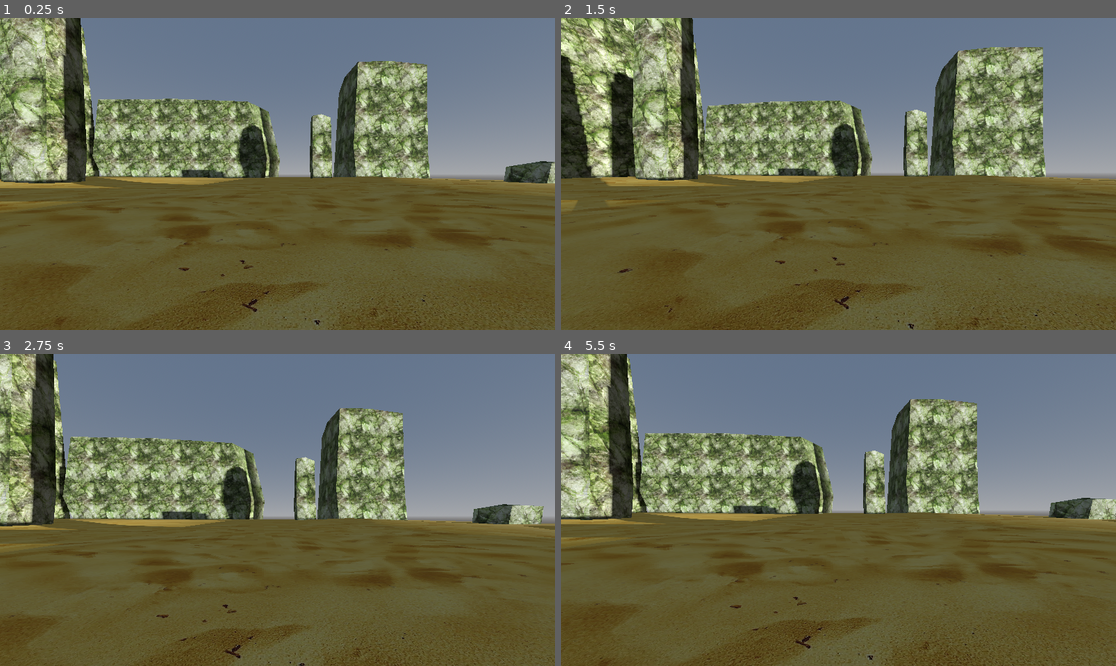
Above: before the commit, frames 1-4 (two rows, left to right).
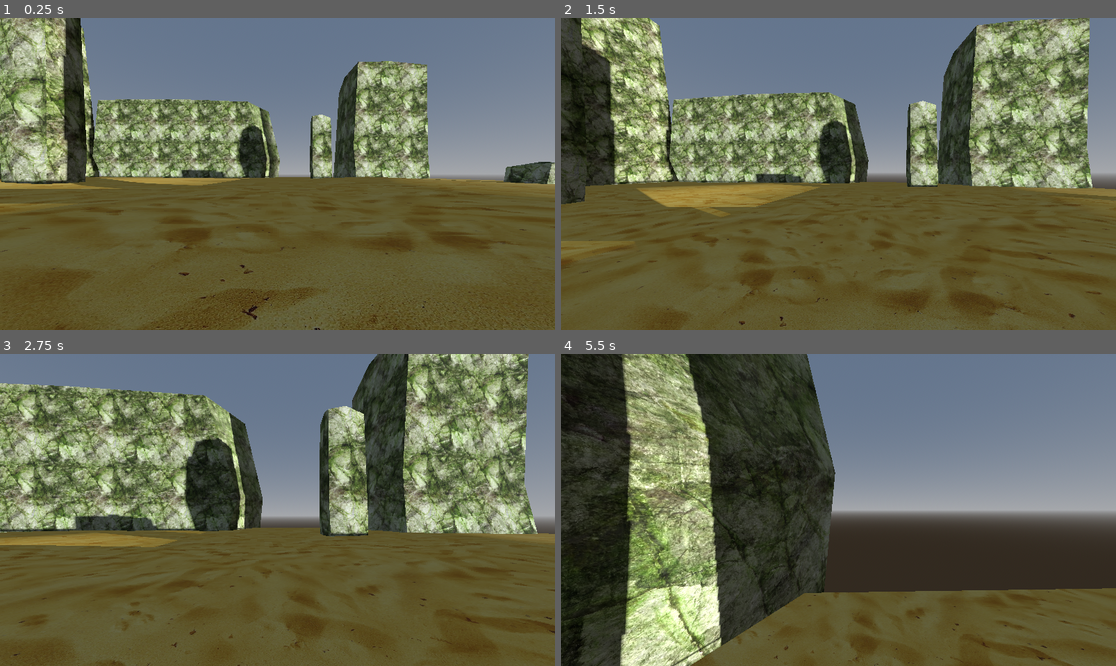
Above: after the commit, the same moments.

Repository: Jiranathanan/Retro_3D_Horror_FPS
Game: Godot game, scene res://world.tscn
Two runs of this game, one before a commit and one after it. Both use one fixed random seed, a clock stepped at 60 frames per second and the inputs below.
Inputs (mouse positions are in pixels of both pictures, inside the frame that each line leads up to):
- Up to frame 1 (0.25 s): no input
- Up to frame 2 (1.5 s): tap Enter at 0.5 s; move the mouse to (866, 174) at 0.52 s; hold W (move_forwards) from 0.53 s (still down); tap Space (jump) at 0.6, 0.77, 1.07, 1.35 s; move the mouse to (810, 174) at 1.27 s
- Up to frame 3 (2.75 s): keep holding W (move_forwards); tap Space (jump) at 1.52, 1.82, 2.1 s; move the mouse to (288, 503) at 2.02 s
- Up to frame 4 (5.5 s): keep holding W (move_forwards); move the mouse to (832, 516) at 2.77 s; tap Space (jump) at 2.85, 3.02, 3.32, 3.6, 3.77, 4.07, 4.35, 4.52, 4.82, 5.1 s; move the mouse to (877, 513) at 3.52 s; move the mouse to (794, 506) at 4.27 s; move the mouse to (844, 510) at 5.02 s

The runs differ from the first frame. In frame 1, 5.1% of the frame differs, in the area x 0-100%, y 0-100%; in frame 2, 38%; in frame 3, 43%; in frame 4, 62%.

Commit message:
Physic Process , move_and_slide

Diff:
--- a/characters/character_mover.gd
+++ b/characters/character_mover.gd
@@ -17,3 +17,23 @@
 
 func set_move_dir(new_move_dir: Vector3):
 	move_dir = new_move_dir
+
+func jump():
+	if character_body.is_on_floor():
+		character_body.velocity.y = jump_force
+
+func _physics_process(delta):
+	if character_body.velocity.y > 0.0 and character_body.is_on_ceiling():
+		character_body.velocity.y = 0.0
+	if not character_body.is_on_floor():
+		character_body.velocity.y -= gravity * delta
+
+	var drag = move_drag
+	if move_dir.is_zero_approx():
+		drag = stop_drag
+
+	var flat_velo = character_body.velocity
+	flat_velo.y = 0.0
+	character_body.velocity += move_accel * move_dir - flat_velo * drag
+
+	character_body.move_and_slide()
--- a/characters/player/player.gd
+++ b/characters/player/player.gd
@@ -1,6 +1,9 @@
 extends CharacterBody3D
 
 @onready var camera_3d: Camera3D = $Camera3D
+@onready var character_mover: Node3D = $CharacterMover
+
+
 @export var mouse_sensitivity_h = 0.15
 @export var mouse_sensitivity_v = 0.15
 
@@ -28,6 +31,7 @@
 	var input_dir = Input.get_vector("move_left", "move_right", "move_forwards", "move_backwards")
 	var move_dir = (transform.basis * Vector3(input_dir.x, 0, input_dir.y)).normalized()
 
+	character_mover.set_move_dir(move_dir)
 	#todo
 	if Input.is_action_just_pressed("jump"):
-		pass
+		character_mover.jump()
--- a/characters/player/player.tscn
+++ b/characters/player/player.tscn
@@ -1,6 +1,7 @@
 [gd_scene format=3 uid="uid://o6wy32sct12o"]
 
 [ext_resource type="Script" uid="uid://byqt24nt8vqcl" path="res://characters/player/player.gd" id="1_508ok"]
+[ext_resource type="PackedScene" uid="uid://c72ddb4aq1d8u" path="res://characters/character_mover.tscn" id="2_xxgcw"]
 
 [sub_resource type="CapsuleShape3D" id="CapsuleShape3D_b886q"]
 
@@ -21,3 +22,5 @@
 
 [node name="Camera3D" type="Camera3D" parent="." unique_id=1235930328]
 transform = Transform3D(1, 0, 0, 0, 1, 0, 0, 0, 1, 0, 1.5, 0)
+
+[node name="CharacterMover" parent="." unique_id=1662877405 instance=ExtResource("2_xxgcw")]
